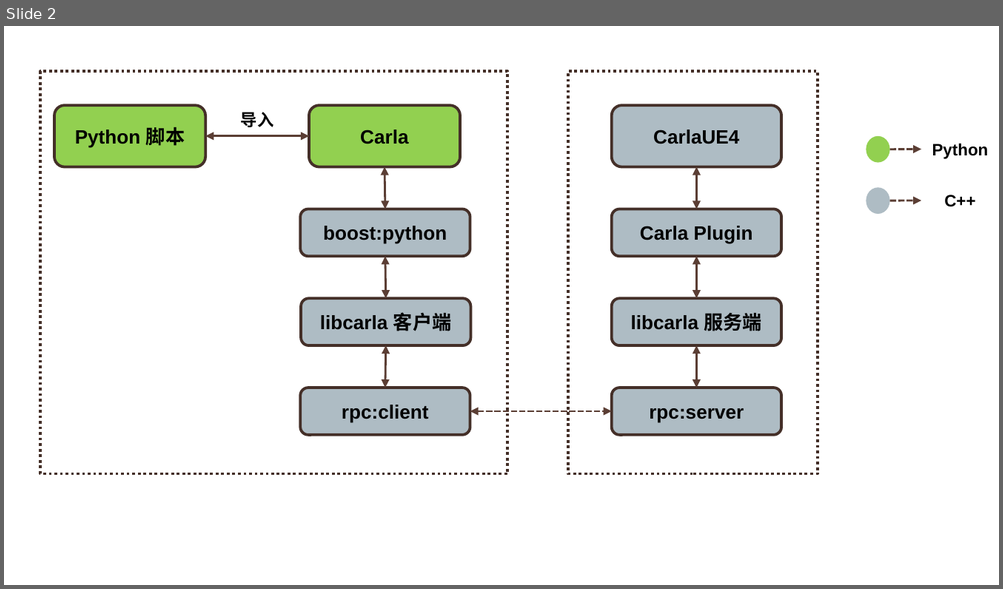
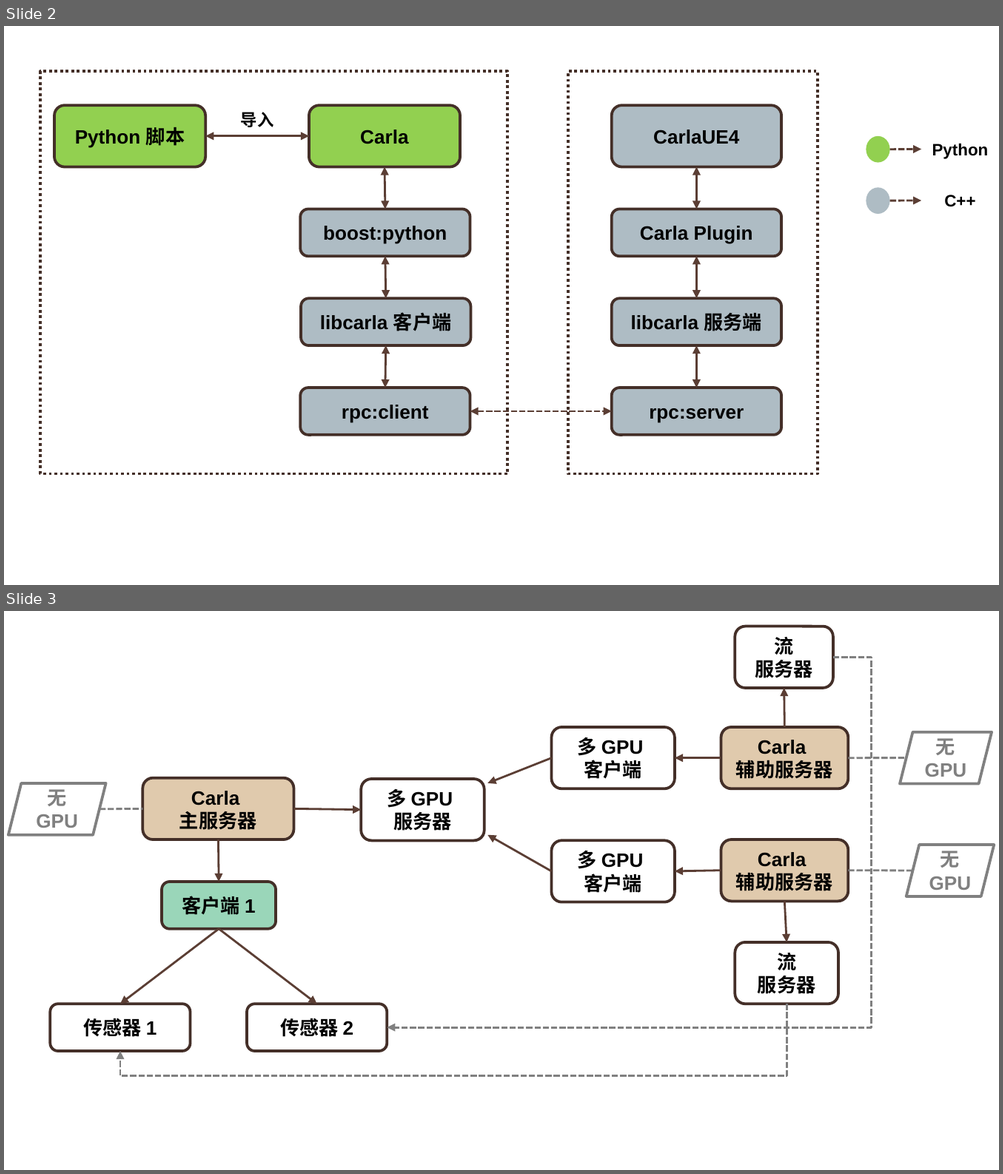
Before and after one commit to OpenHUTB/carla_doc, a slide deck: docs/img/Carla.pptx. Shown one above the other, each under a label of ours: slide 2 before the commit, slides 2 and 3 after it. The pictures are 1003x589 and 1003x1174 pixels, drawn with LibreOffice and Linux fonts; fonts in the diff are those of the drawing. Boxes give left, top, right and bottom in pixels: in the first picture for what was removed or moved away, otherwise in the second. Text is boxed around its words. In the diff, an @@ line names an element or a change of style, - is before the commit and + after.

```diff
--- a/docs/img/Carla.pptx
+++ b/docs/img/Carla.pptx
@@ slide 3 added at (4,611,999,1170), background #FFFFFF @@
@@ rounded rectangle added at (735,626,834,687), fill #FFFFFF, outline #452F29 2 pt, 14 pt, text #000000, bold @@
+流
+服务器
@@ elbow arrow added from (833, 657) to (387, 1028), #808080 1.5 pt dashed @@
@@ arrow added from (785, 727) to (784, 687), #5C3E35 1.5 pt @@
@@ rounded rectangle added at (551,727,674,789), fill #FFFFFF, outline #452F29 2 pt, 14 pt, text #000000, bold @@
+多 GPU
+客户端
@@ rounded rectangle added at (721,727,848,789), fill #E0CAAD, outline #452F29 2 pt, 14 pt, text #000000, bold @@
+Carla
+辅助服务器
@@ parallelogram added at (899,732,990,784), fill #FFFFFF, outline #808080 2 pt, 14 pt, text #808080, bold @@
+无GPU
@@ arrow added from (551, 758) to (487, 783), #5C3E35 1.5 pt @@
@@ arrow added from (721, 758) to (674, 758), #5C3E35 1.5 pt @@
@@ line added from (848, 758) to (906, 758), #808080 1.5 pt dashed @@
@@ parallelogram added at (8,783,105,834), fill #FFFFFF, outline #808080 2 pt, 14 pt, text #808080, bold @@
+无GPU
@@ rounded rectangle added at (142,778,293,840), fill #E0CAAD, outline #452F29 2 pt, 14 pt, text #000000, bold @@
+Carla
+主服务器
@@ rounded rectangle added at (361,779,484,840), fill #FFFFFF, outline #452F29 2 pt, 14 pt, text #000000, bold @@
+多 GPU
+服务器
@@ line added from (99, 809) to (142, 809), #808080 1.5 pt dashed @@
@@ arrow added from (293, 809) to (361, 810), #5C3E35 1.5 pt @@
@@ arrow added from (218, 840) to (219, 882), #5C3E35 1.5 pt @@
@@ arrow added from (551, 871) to (487, 834), #5C3E35 1.5 pt @@
@@ rounded rectangle added at (551,840,674,903), fill #FFFFFF, outline #452F29 2 pt, 14 pt, text #000000, bold @@
+多 GPU
+客户端
@@ rounded rectangle added at (721,840,848,901), fill #E0CAAD, outline #452F29 2 pt, 14 pt, text #000000, bold @@
+Carla
+辅助服务器
@@ parallelogram added at (906,845,993,897), fill #FFFFFF, outline #808080 2 pt, 14 pt, text #808080, bold @@
+无GPU
@@ arrow added from (721, 871) to (674, 871), #5C3E35 1.5 pt @@
@@ line added from (848, 871) to (912, 871), #808080 1.5 pt dashed @@
@@ rounded rectangle added at (162,882,276,928), fill #9AD6B9, outline #452F29 2 pt, 14 pt, text #000000, bold @@
+客户端 1
@@ arrow added from (785, 901) to (787, 943), #5C3E35 1.5 pt @@
@@ arrow added from (219, 929) to (120, 1004), #5C3E35 1.5 pt @@
@@ arrow added from (219, 929) to (317, 1004), #5C3E35 1.5 pt @@
@@ rounded rectangle added at (735,943,839,1004), fill #FFFFFF, outline #452F29 2 pt, 14 pt, text #000000, bold @@
+流
+服务器
@@ rounded rectangle added at (50,1004,190,1051), fill #FFFFFF, outline #452F29 2 pt, 14 pt, text #000000, bold @@
+传感器 1
@@ elbow arrow added from (787, 1004) to (120, 1051), #808080 1.5 pt dashed @@
@@ rounded rectangle added at (247,1004,387,1051), fill #FFFFFF, outline #452F29 2 pt, 14 pt, text #000000, bold @@
+传感器 2
```
Also in this commit, not shown: 2 other files.
